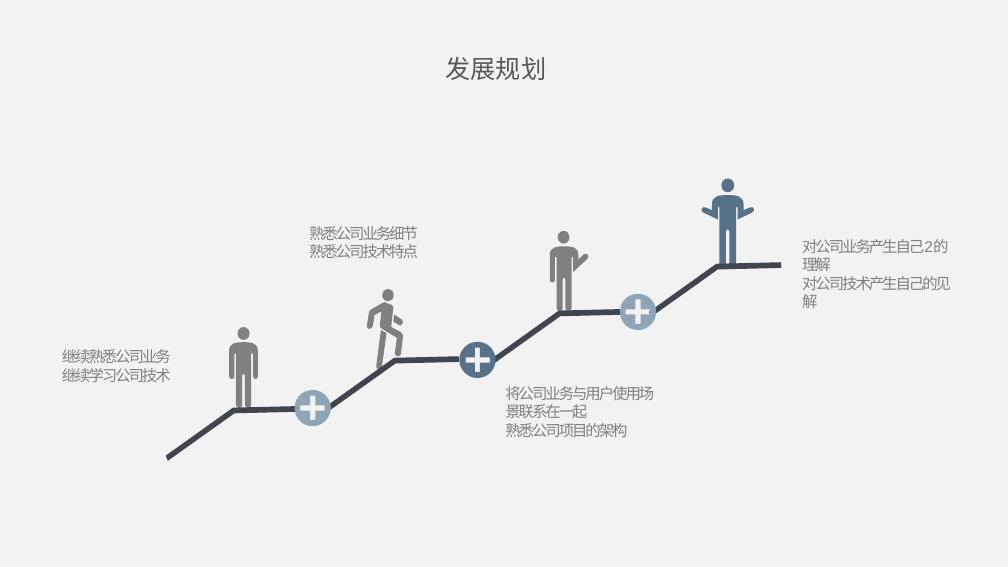
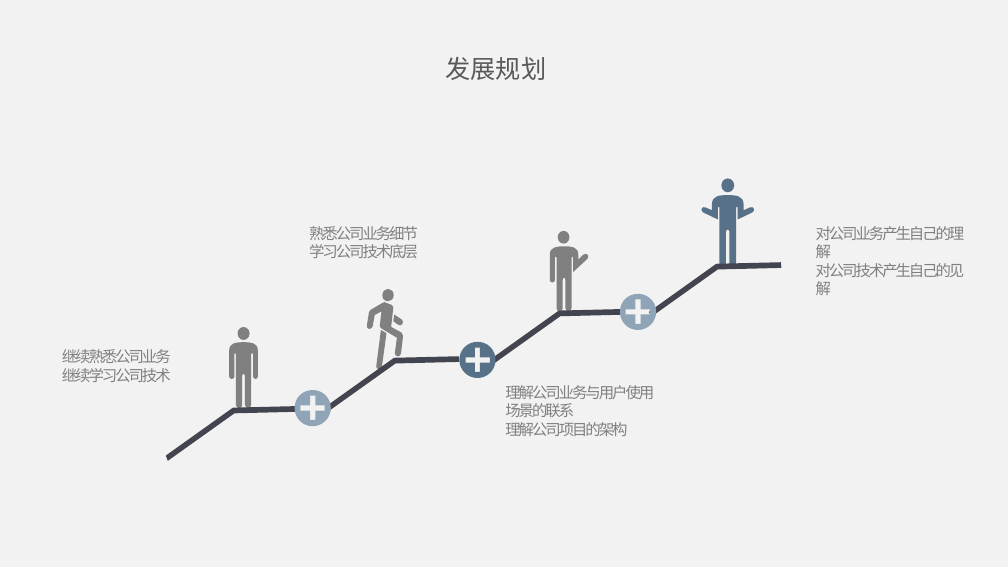
Before and after one commit to ybxxszl/learn, a slide deck: slide 13 of st.pptx. Drawn at 1008x567 pixels with LibreOffice and Linux fonts; fonts in the diff are those of the drawing. Boxes give left, top, right and bottom in pixels: in the first picture for what was removed or moved away, otherwise in the second. Text is boxed around its words. In the diff, an @@ line names an element or a change of style, - is before the commit and + after.

```diff
--- a/st.pptx
+++ b/st.pptx
@@ text "对公司业务产生自己的理解": place and size @@
-text "对公司业务产生自己的理解" at (802,239,951,308)
+text "对公司业务产生自己的理解" at (816,226,965,295)
@@ text at (816,226,965,258): text changed @@
-对公司业务产生自己2的理解
+对公司业务产生自己的理解
@@ text at (309,244,418,258): text changed @@
-熟悉公司技术特点
+学习公司技术底层
@@ text at (505,385,654,436): text changed @@
-将公司业务与用户使用场景联系在一起
-熟悉公司项目的架构
+理解公司业务与用户使用场景的联系
+理解公司项目的架构
```
Also in this commit, not shown: 2 other slides changed.
